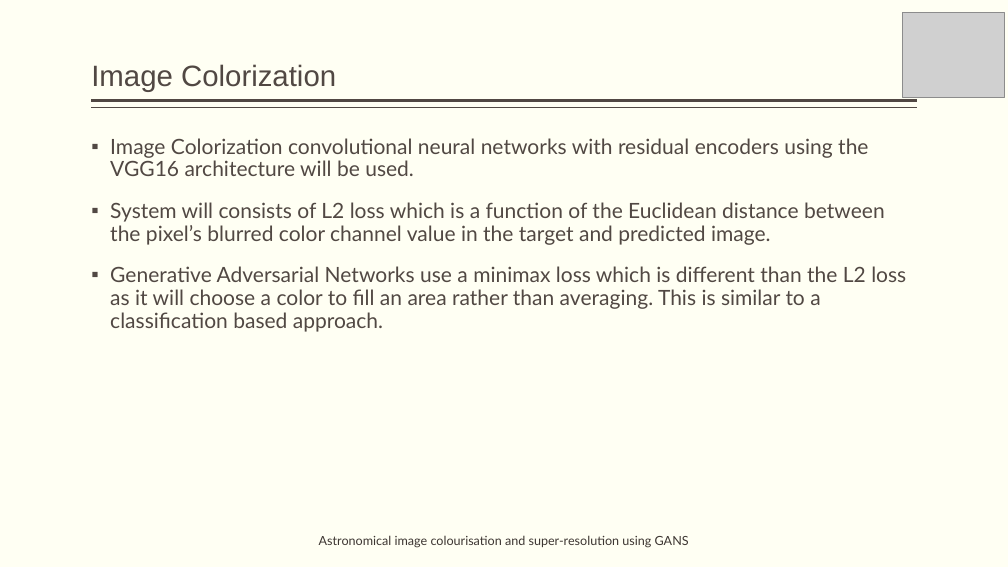
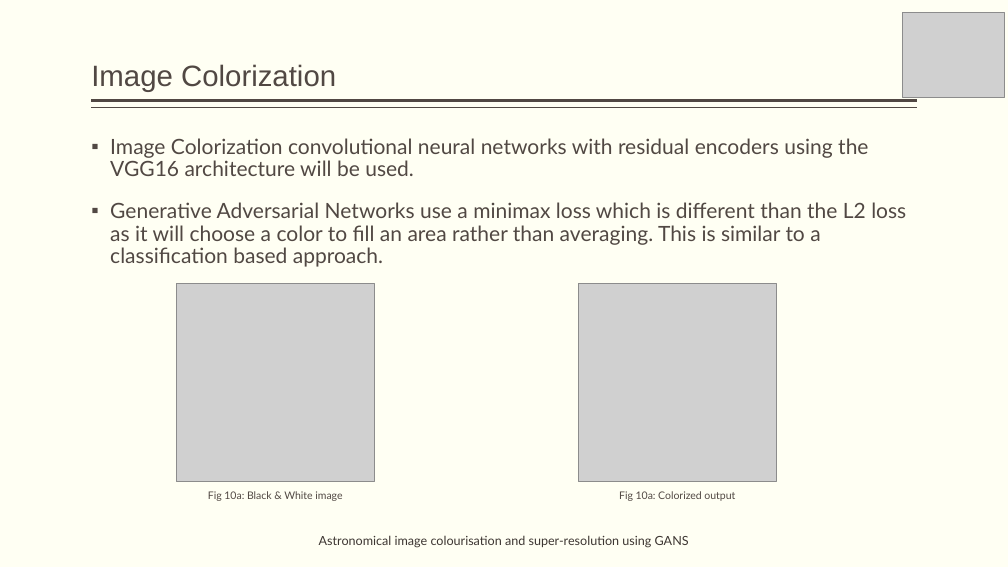
Before and after one commit to obi-wan-shinobi/Literature-Review, a slide deck: slide 21 of Presentation/Stage_1/stage_1_presentation.pptx. Drawn at 1008x567 pixels with LibreOffice and Linux fonts; fonts in the diff are those of the drawing; grey boxes stand for pictures. Boxes give left, top, right and bottom in pixels: in the first picture for what was removed or moved away, otherwise in the second. Text is boxed around its words. In the diff, an @@ line names an element or a change of style, - is before the commit and + after.

Commit message:
Added black contents and then colored them

```diff
--- a/Presentation/Stage_1/stage_1_presentation.pptx
+++ b/Presentation/Stage_1/stage_1_presentation.pptx
@@ text at (110, 202, 885, 245): paragraph removed @@
-▪ System will consists of L2 loss which is a function of the Euclidean distance between the pixel’s blurred color channel value in the target and predicted image.
@@ picture added at (176, 284, 374, 482) @@
@@ picture added at (578, 284, 777, 482) @@
@@ text added at (208, 491, 342, 501), 10 pt, text #514843 @@
+Fig 10a: Black & White image
@@ text added at (619, 491, 735, 501), 10 pt, text #514843 @@
+Fig 10a: Colorized output
```
Also in this commit, not shown: 2 other slides changed, 3 other files.
